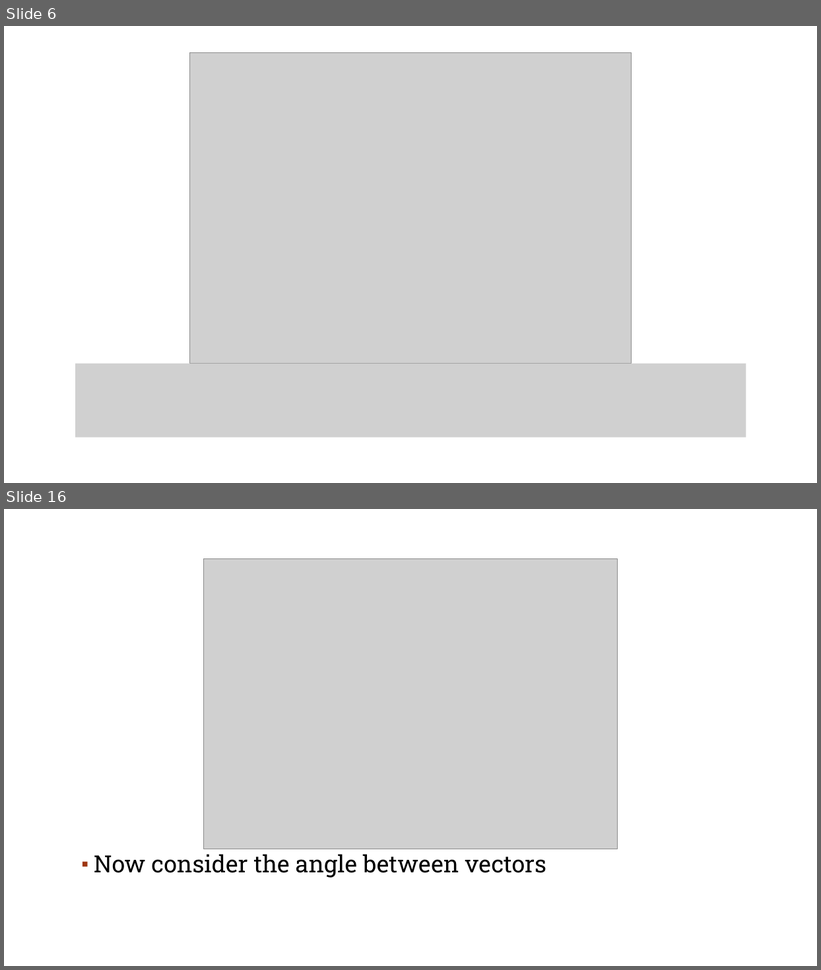
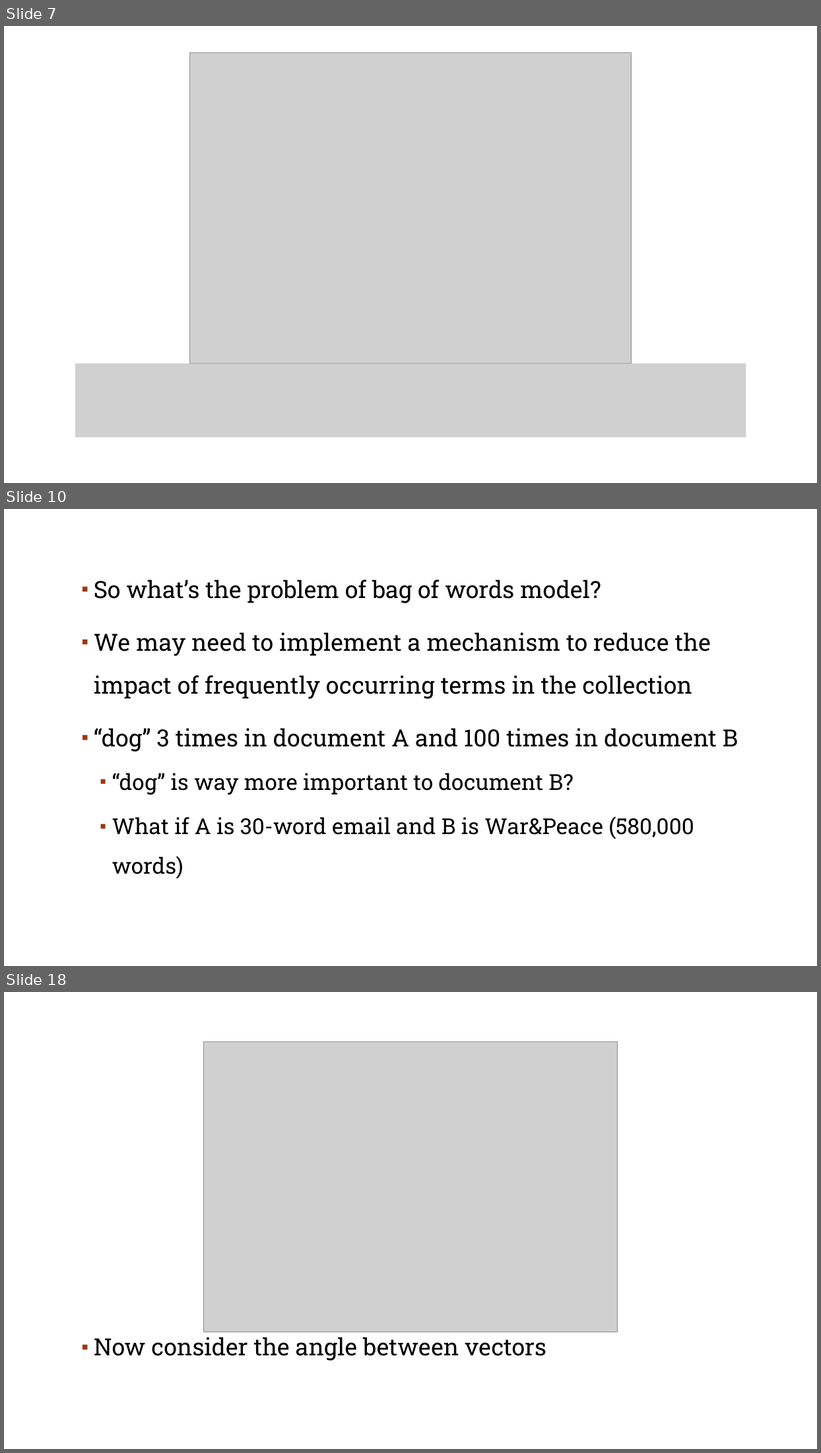
Before and after one commit to YeabinMoonEcon/BUS211, a slide deck: Summer2023/BUS243/lecture_note/lecture2.pptx. Shown one above the other, each under a label of ours: slides 6 and 16 before the commit, slides 7, 10 and 18 after it; the slides between them are not shown. The pictures are 821x970 and 821x1453 pixels, drawn with LibreOffice and Linux fonts; fonts in the diff are those of the drawing; grey boxes stand for pictures; background and template pictures are left out. Boxes give left, top, right and bottom in pixels: in the first picture for what was removed or moved away, otherwise in the second. Text is boxed around its words. In the diff, an @@ line names an element or a change of style, - is before the commit and + after.

```diff
--- a/Summer2023/BUS243/lecture_note/lecture2.pptx
+++ b/Summer2023/BUS243/lecture_note/lecture2.pptx
@@ slide 10 added at (4,509,817,966), background #FFFFFF; not listed: 1 template element that a slide beside it also shows @@
@@ text added at (94,580,738,879), 28 pt, text #000000 @@
+▪ So what’s the problem of bag of words model?
+▪ We may need to implement a mechanism to reduce the impact of frequently occurring terms in the collection
+▪ “dog” 3 times in document A and 100 times in document B
+  ▪ “dog” is way more important to document B?
+  ▪ What if A is 30-word email and B is War&Peace (580,000 words)
@@ what was slide 6 is now slide 7 @@
@@ what was slide 16 is now slide 18 @@
```
Also in this commit, not shown: 5 slides changed, 2 other slides added, 1 slide removed, 6 other files.
